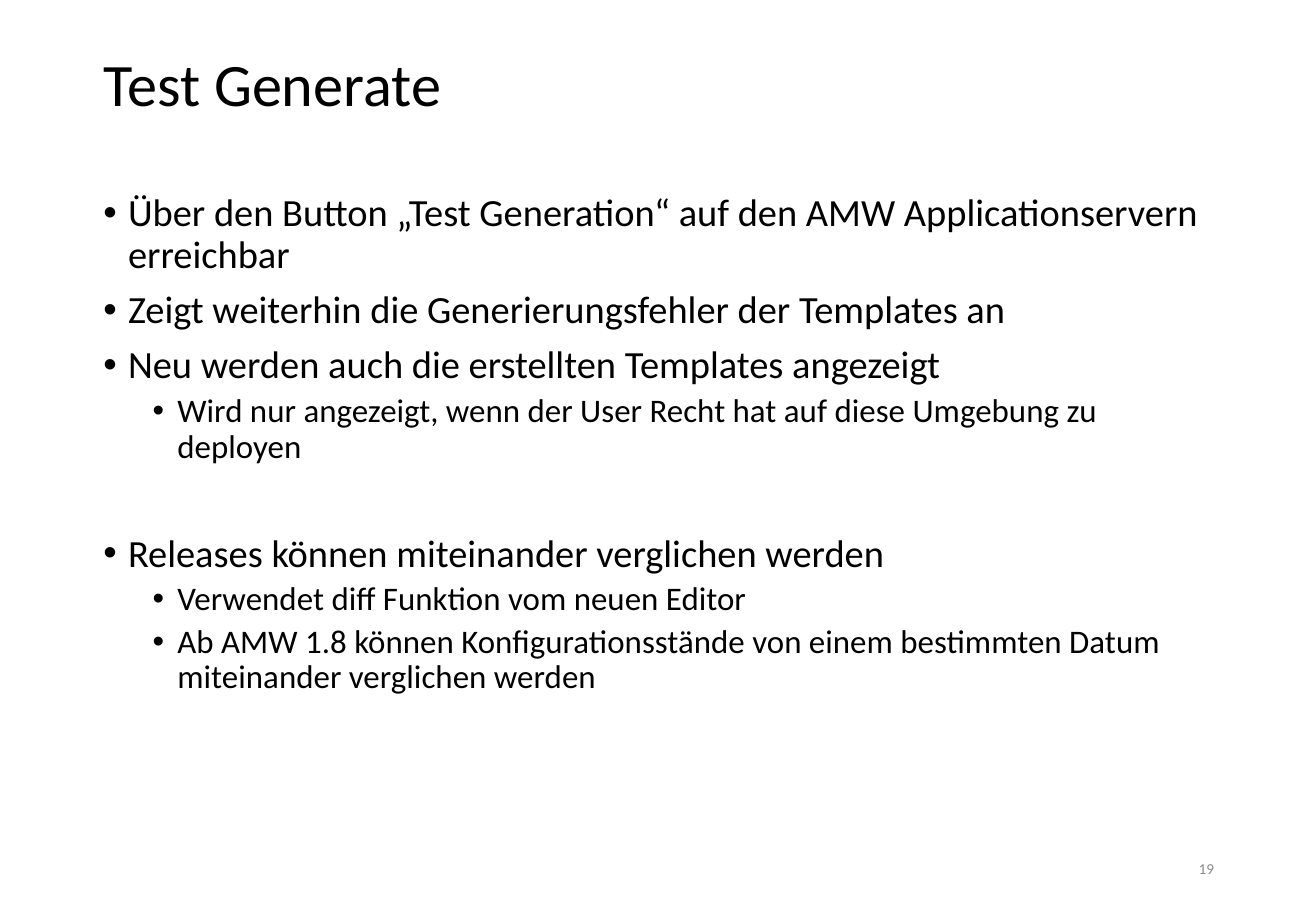
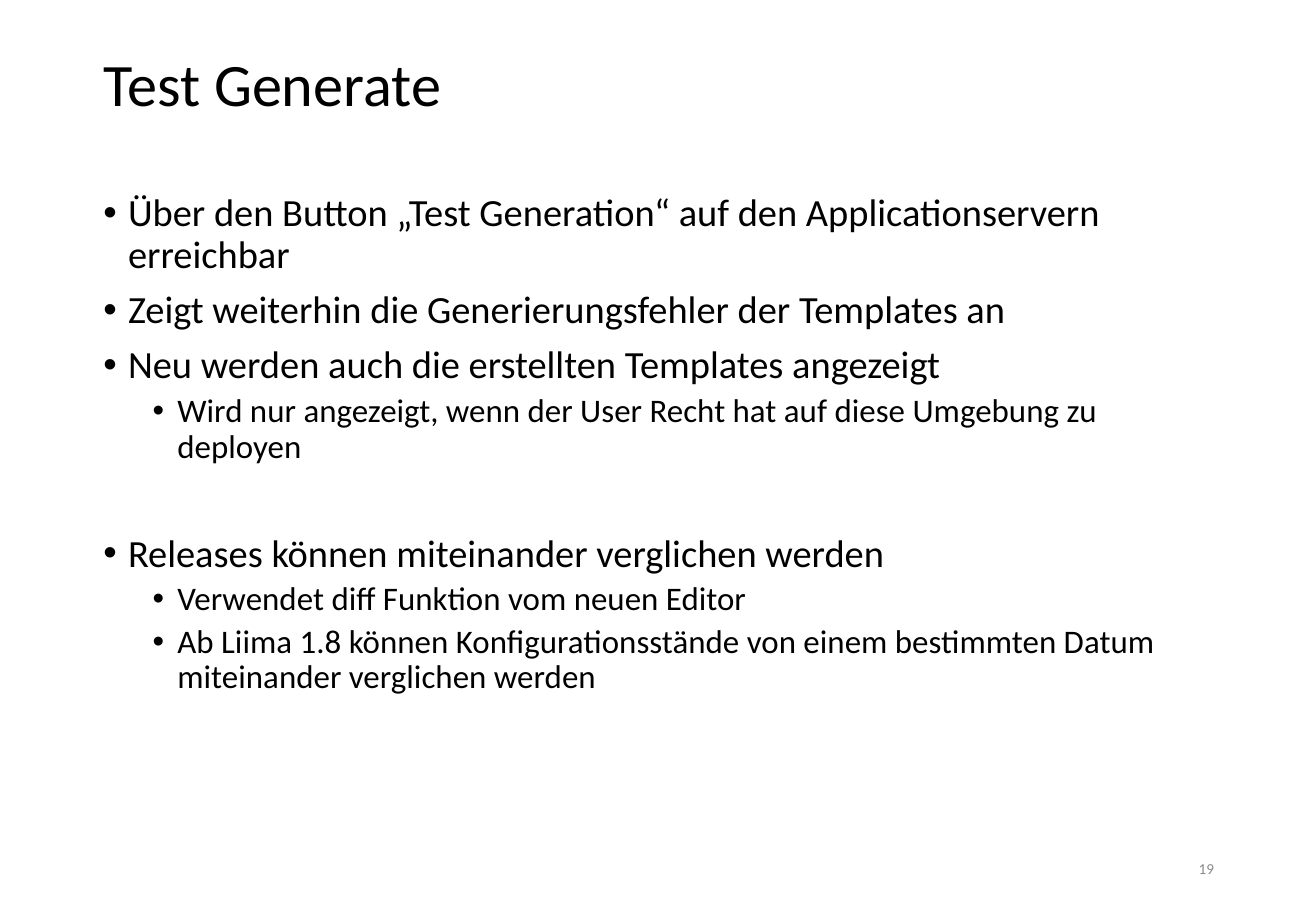
Before and after one commit to liimaorg/docs, a slide deck: slide 19 of content/feature-presentation/AMW_Features.pptx. Drawn at 1316x911 pixels with LibreOffice and Linux fonts; fonts in the diff are those of the drawing. Boxes give left, top, right and bottom in pixels: in the first picture for what was removed or moved away, otherwise in the second. Text is boxed around its words. In the diff, an @@ line names an element or a change of style, - is before the commit and + after.

Commit message:
replace amw with liima in feature presentation

```diff
--- a/content/feature-presentation/AMW_Features.pptx
+++ b/content/feature-presentation/AMW_Features.pptx
@@ text at (128, 195, 1100, 269): text changed @@
-• Über den Button „Test Generation“ auf den AMW Applicationservern erreichbar
+• Über den Button „Test Generation“ auf den Applicationservern erreichbar
@@ text at (177, 630, 1154, 694): text changed @@
-  • Ab AMW 1.8 können Konfigurationsstände von einem bestimmten Datum miteinander verglichen werden
+  • Ab Liima 1.8 können Konfigurationsstände von einem bestimmten Datum miteinander verglichen werden
```
Also in this commit, not shown: 7 other slides changed.
